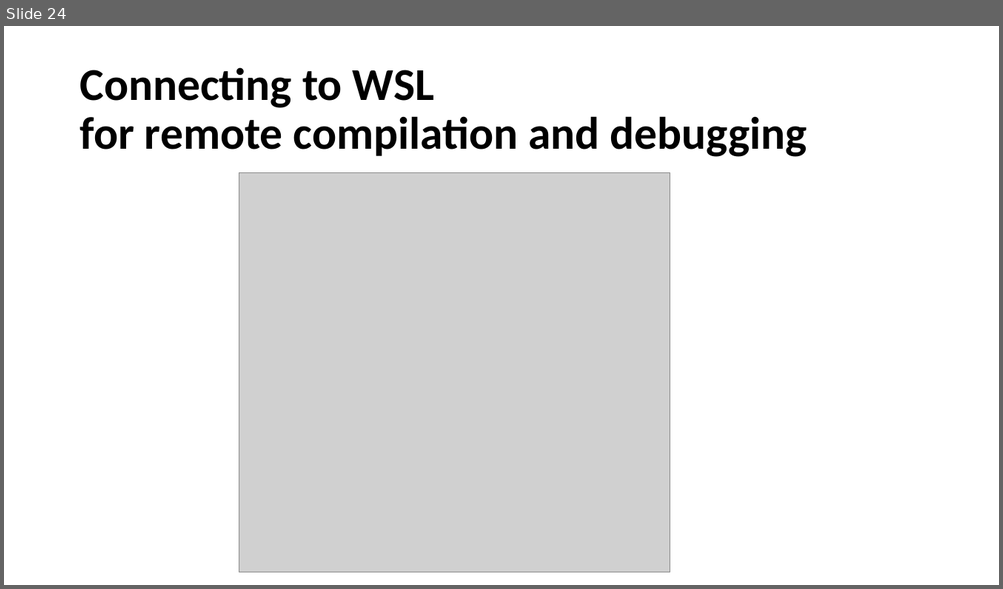
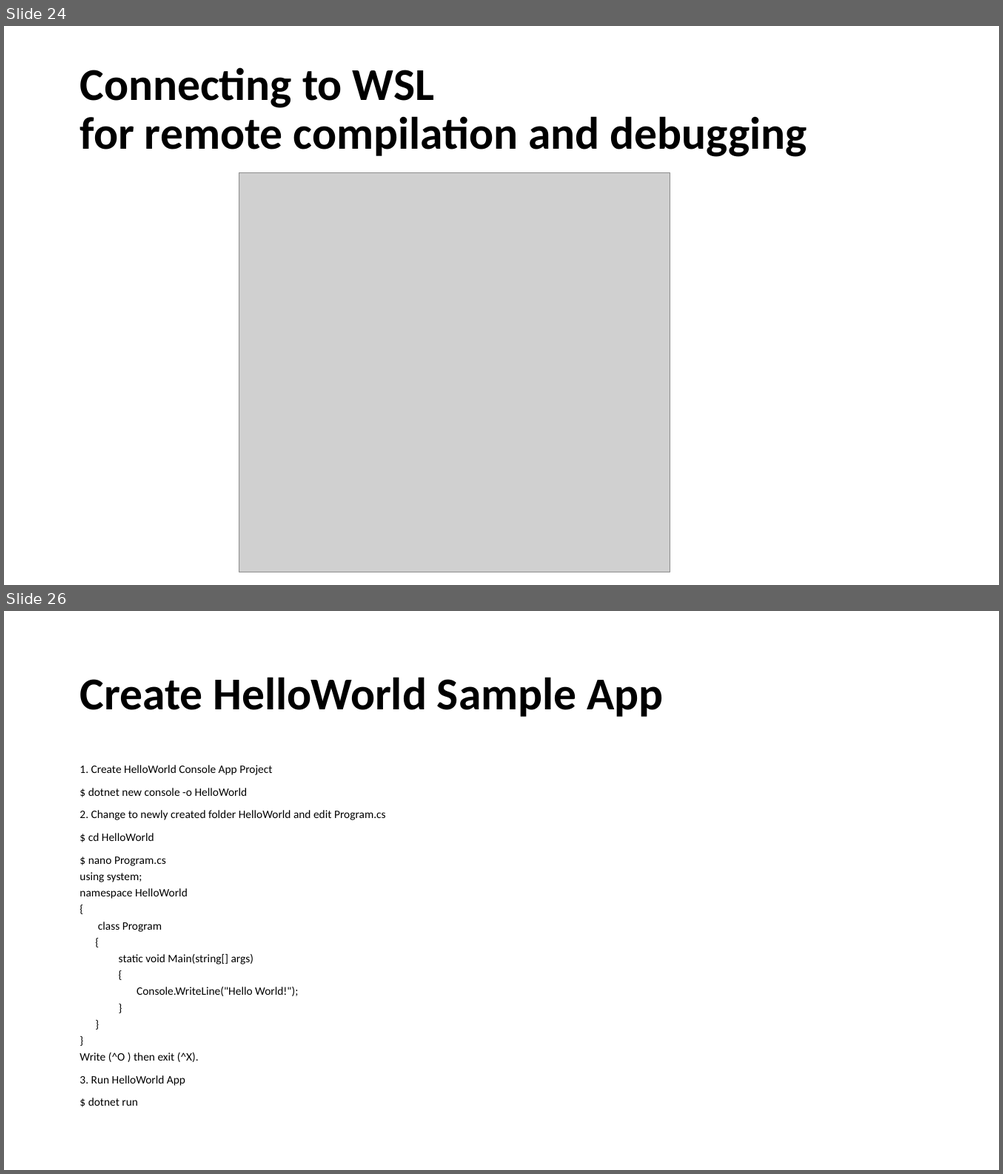
Before and after one commit to aniiiib/StudyNotes, a slide deck: Howto - Windows Subsystem for Linux.pptx. Shown one above the other, each under a label of ours: slide 24 before the commit, slides 24 and 26 after it; the slides between them are not shown. The pictures are 1003x589 and 1003x1174 pixels, drawn with LibreOffice and Linux fonts; fonts in the diff are those of the drawing; grey boxes stand for pictures. Boxes give left, top, right and bottom in pixels: in the first picture for what was removed or moved away, otherwise in the second. Text is boxed around its words. In the diff, an @@ line names an element or a change of style, - is before the commit and + after.

```diff
--- a/Howto - Windows Subsystem for Linux.pptx
+++ b/Howto - Windows Subsystem for Linux.pptx
@@ slide 26 added at bbox=[4, 611, 999, 1170], background #FFFFFF @@
@@ title added at bbox=[79, 677, 663, 717], 44 pt, text #000000, bold @@
+Create HelloWorld Sample App
@@ text added at bbox=[79, 765, 386, 1106], 11 pt, text #000000 @@
+1. Create HelloWorld Console App Project
+$ dotnet new console -o HelloWorld
+2. Change to newly created folder HelloWorld and edit Program.cs
+$ cd HelloWorld
+$ nano Program.cs
+using system;
+namespace HelloWorld
+{
+class Program
+{
+static void Main(string[] args)
+{
+Console.WriteLine("Hello World!");
+}
+}
+}
+Write (^O ) then exit (^X).
+3. Run HelloWorld App
+$ dotnet run
```
Also in this commit, not shown: 4 slides changed, 2 other slides added, 1 slide removed.
